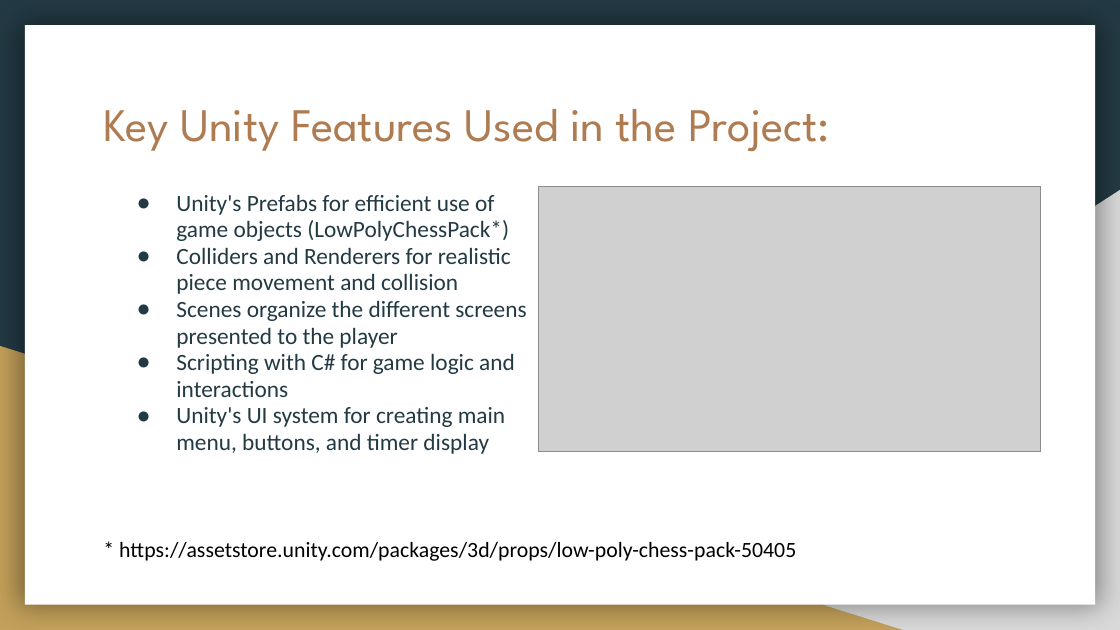
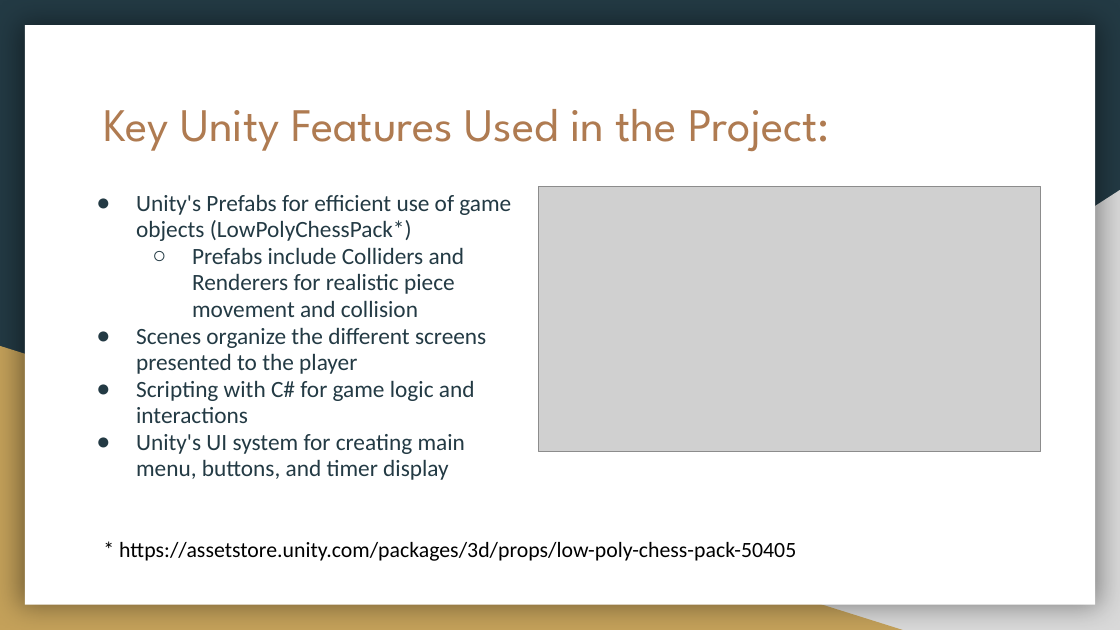
Before and after one commit to shakeebur/CIS434-TermProject-Group1, a slide deck: slide 6 of Project demonstration.pptx. Drawn at 1120x630 pixels with LibreOffice and Linux fonts; fonts in the diff are those of the drawing; grey boxes stand for pictures. Boxes give left, top, right and bottom in pixels: in the first picture for what was removed or moved away, otherwise in the second. Text is boxed around its words. In the diff, an @@ line names an element or a change of style, - is before the commit and + after.

```diff
--- a/Project demonstration.pptx
+++ b/Project demonstration.pptx
@@ text "Unity's Prefabs for efficient use ...": place and size @@
-text "Unity's Prefabs for efficient use ..." at [176,194,526,454]
+text "Unity's Prefabs for efficient use ..." at [136,194,511,480]
@@ text at [192,247,465,317]: text changed @@
-● Colliders and Renderers for realistic piece movement and collision
+  ○ Prefabs include Colliders and Renderers for realistic piece movement and collision
```
Also in this commit, not shown: 8 other slides changed, 2 slides added, 1 slide removed.
